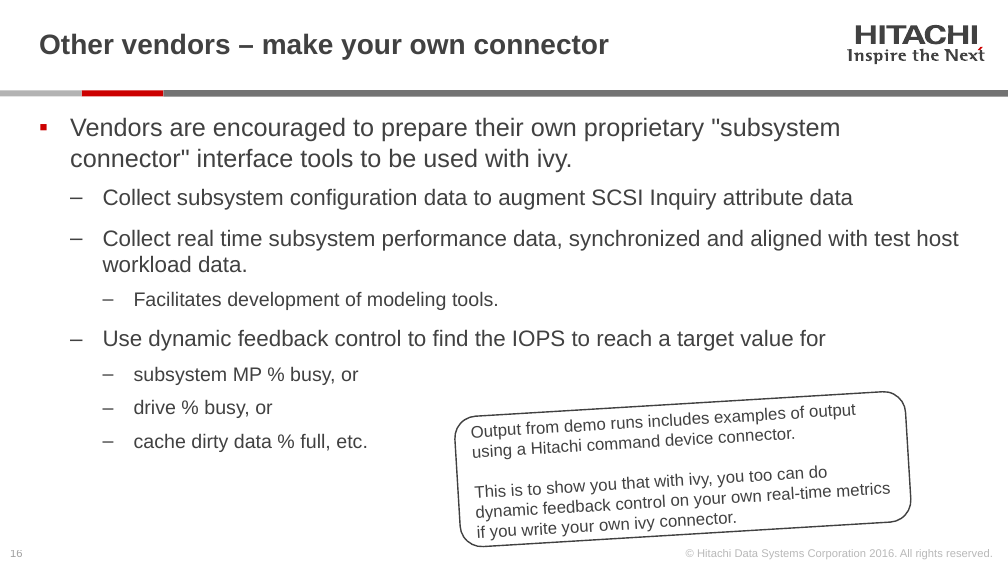
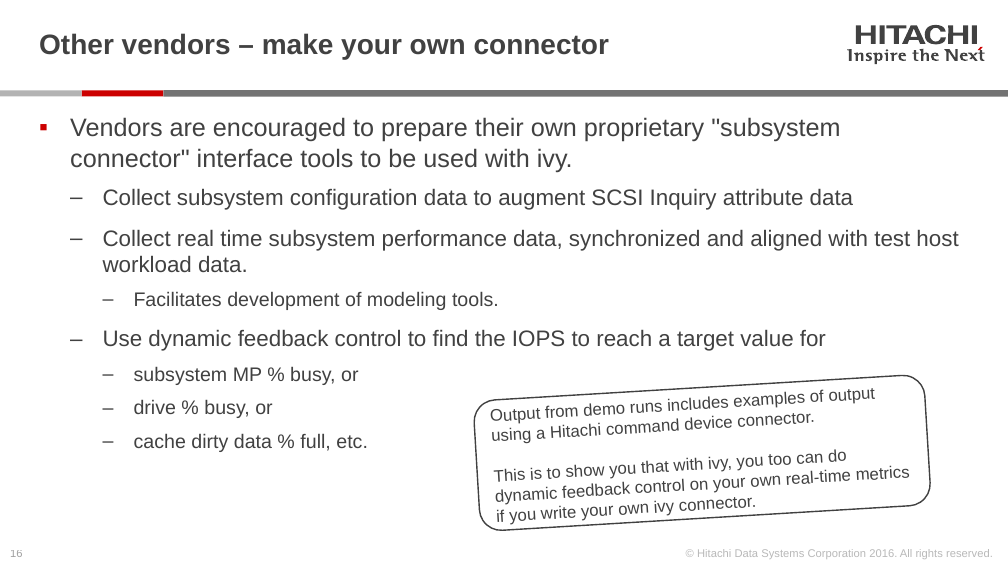
Before and after one commit to Hitachi-Data-Systems/ivy, a slide deck: slide 16 of doc/Introduction_to_ivy.pptx. Drawn at 1008x567 pixels with LibreOffice and Linux fonts; fonts in the diff are those of the drawing. Boxes give left, top, right and bottom in pixels: in the first picture for what was removed or moved away, otherwise in the second. Text is boxed around its words. In the diff, an @@ line names an element or a change of style, - is before the commit and + after.

```diff
--- a/doc/Introduction_to_ivy.pptx
+++ b/doc/Introduction_to_ivy.pptx
@@ rounded rectangle "Output from demo runs includes ..." moved from (x1=454, y1=391, x2=913, y2=549) to (x1=473, y1=375, x2=932, y2=532) @@
```
Also in this commit, not shown: 5 other slides changed, 2 slides removed, 3 other files.
